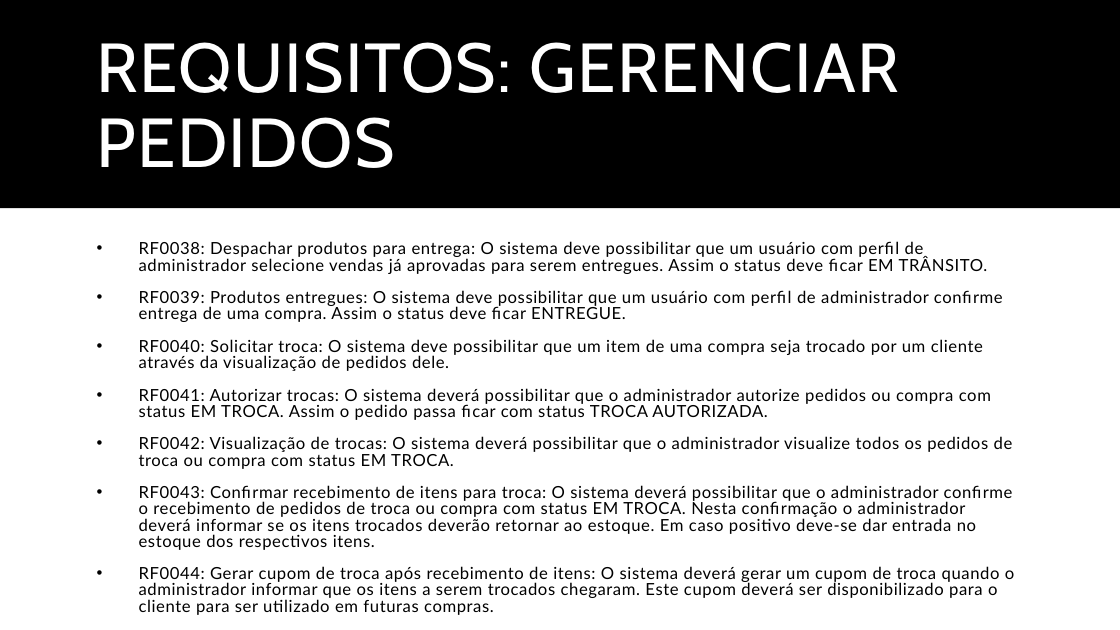
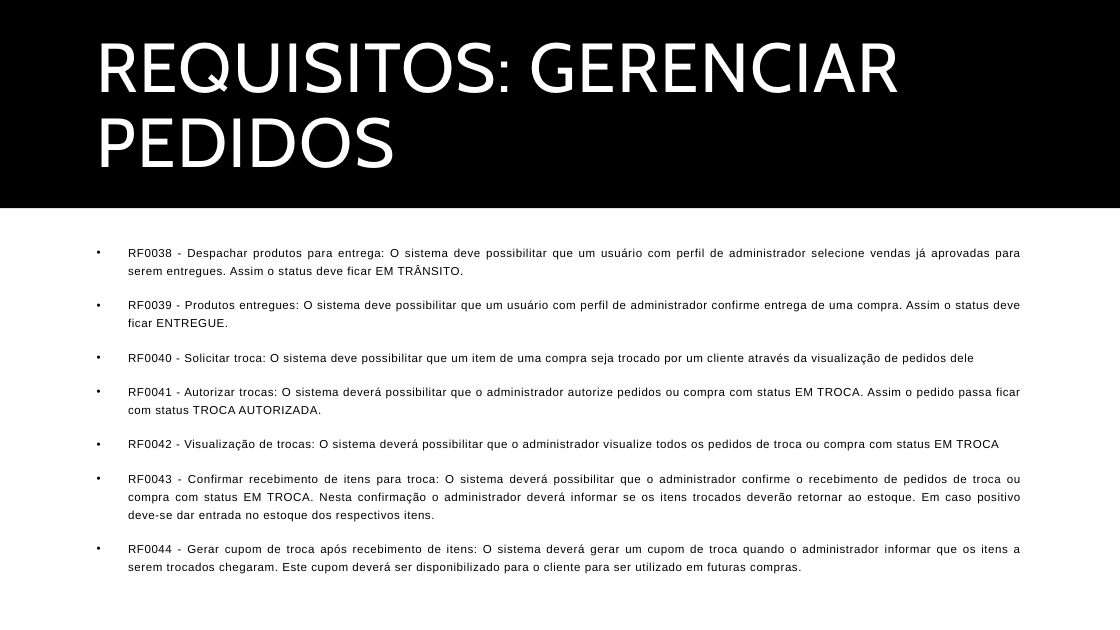
Before and after one commit to BrenoXDMoon/ProjetoLes, a slide deck: slide 11 of Documentos/Trabalho de Lab.pptx (slide 10 before the commit). Drawn at 1120x630 pixels with LibreOffice and Linux fonts; fonts in the diff are those of the drawing. Boxes give left, top, right and bottom in pixels: in the first picture for what was removed or moved away, otherwise in the second. Text is boxed around its words. In the diff, an @@ line names an element or a change of style, - is before the commit and + after.

Commit message:
Apresentação com Requisitos atualizados

```diff
--- a/Documentos/Trabalho de Lab.pptx
+++ b/Documentos/Trabalho de Lab.pptx
@@ text at (128, 248, 1020, 574): text changed; size 14.3 to 9.9 pt; font Lato to Arial @@
-• RF0038: Despachar produtos para entrega: O sistema deve possibilitar que um usuário com perfil de administrador selecione vendas já aprovadas para serem entregues. Assim o status deve ficar EM TRÂNSITO.
-• RF0039: Produtos entregues: O sistema deve possibilitar que um usuário com perfil de administrador confirme entrega de uma compra. Assim o status deve ficar ENTREGUE.
-• RF0040: Solicitar troca: O sistema deve possibilitar que um item de uma compra seja trocado por um cliente através da visualização de pedidos dele.
-• RF0041: Autorizar trocas: O sistema deverá possibilitar que o administrador autorize pedidos ou compra com status EM TROCA. Assim o pedido passa ficar com status TROCA AUTORIZADA.
-• RF0042: Visualização de trocas: O sistema deverá possibilitar que o administrador visualize todos os pedidos de troca ou compra com status EM TROCA.
-• RF0043: Confirmar recebimento de itens para troca: O sistema deverá possibilitar que o administrador confirme o recebimento de pedidos de troca ou compra com status EM TROCA. Nesta confirmação o administrador deverá informar se os itens trocados deverão retornar ao estoque. Em caso positivo deve-se dar entrada no estoque dos respectivos itens.
-• RF0044: Gerar cupom de troca após recebimento de itens: O sistema deverá gerar um cupom de troca quando o administrador informar que os itens a serem trocados chegaram. Este cupom deverá ser disponibilizado para o cliente para ser utilizado em futuras compras.
+• RF0038 - Despachar produtos para entrega: O sistema deve possibilitar que um usuário com perfil de administrador selecione vendas já aprovadas para serem entregues. Assim o status deve ficar EM TRÂNSITO.
+• RF0039 - Produtos entregues: O sistema deve possibilitar que um usuário com perfil de administrador confirme entrega de uma compra. Assim o status deve ficar ENTREGUE.
+• RF0040 - Solicitar troca: O sistema deve possibilitar que um item de uma compra seja trocado por um cliente através da visualização de pedidos dele
+• RF0041 - Autorizar trocas: O sistema deverá possibilitar que o administrador autorize pedidos ou compra com status EM TROCA. Assim o pedido passa ficar com status TROCA AUTORIZADA.
+• RF0042 - Visualização de trocas: O sistema deverá possibilitar que o administrador visualize todos os pedidos de troca ou compra com status EM TROCA
+• RF0043 - Confirmar recebimento de itens para troca: O sistema deverá possibilitar que o administrador confirme o recebimento de pedidos de troca ou compra com status EM TROCA. Nesta confirmação o administrador deverá informar se os itens trocados deverão retornar ao estoque. Em caso positivo deve-se dar entrada no estoque dos respectivos itens.
+• RF0044 - Gerar cupom de troca após recebimento de itens: O sistema deverá gerar um cupom de troca quando o administrador informar que os itens a serem trocados chegaram. Este cupom deverá ser disponibilizado para o cliente para ser utilizado em futuras compras.
```
Also in this commit, not shown: 12 other slides changed, 7 slides added, 1 slide removed, 23 other files.
